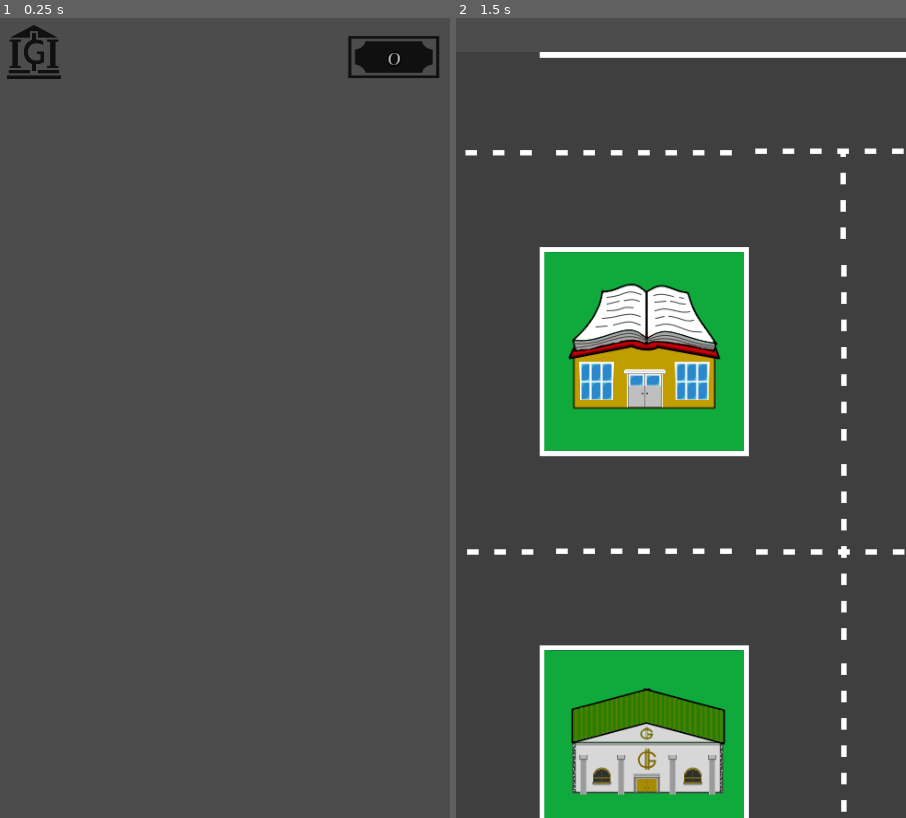
Above: before the commit, frames 1-2 (left to right).
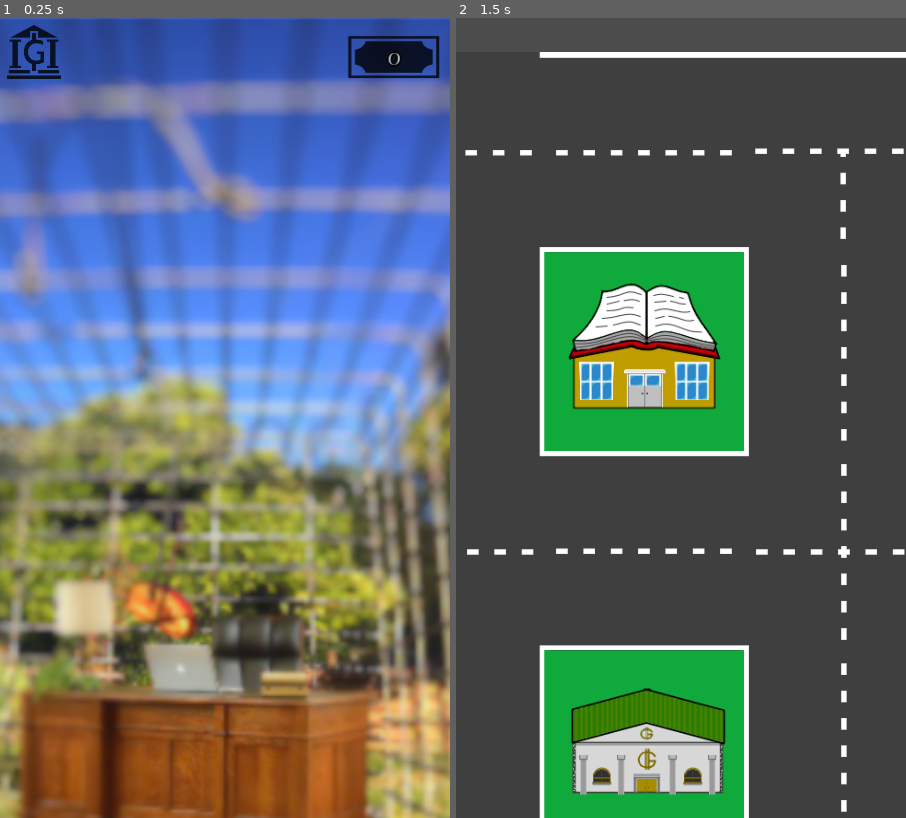
Above: after the commit, the same moments.

Repository: AndreMoukarzel/Grana-Preta
Game: Godot game, scene res://irs/IRS.tscn
The game is run twice, just before and just after one commit, with the same random seed, the same clock (stepped at 60 frames per second) and the same inputs. This scene is started directly instead of the project's main scene. The engine's default icon, where the game draws it, is replaced by a stand-in: a white triangle on a blue panel in a dark square.
Inputs (mouse positions are in pixels of both pictures, inside the frame that each line leads up to):
- Up to frame 1 (0.25 s): no input
- Up to frame 2 (1.5 s): tap Enter at 0.5 s; move the mouse to (780, 378) at 0.52 s; click (780, 378) at 0.67 s; click (492, 50) at 1.25 s

The runs differ from the first frame. In frame 1, 96% of the frame differs, in the area x 0-100%, y 0-100%; in frame 2, nothing differs.

Commit message:
Add IRS background

Diff:
--- a/irs/IRS.tscn
+++ b/irs/IRS.tscn
@@ -1,18 +1,28 @@
-[gd_scene load_steps=4 format=2]
+[gd_scene load_steps=5 format=2]
 
 [ext_resource path="res://irs/IRS.gd" type="Script" id=1]
-[ext_resource path="res://HUD.tscn" type="PackedScene" id=2]
-[ext_resource path="res://irs/DebtDisplay.tscn" type="PackedScene" id=3]
+[ext_resource path="res://irs/IRS_inside_treated.png" type="Texture" id=2]
+[ext_resource path="res://HUD.tscn" type="PackedScene" id=3]
+[ext_resource path="res://irs/DebtDisplay.tscn" type="PackedScene" id=4]
 
 [node name="IRS" type="Control"]
 anchor_right = 1.0
 anchor_bottom = 1.0
 script = ExtResource( 1 )
 
-[node name="HUD" parent="." instance=ExtResource( 2 )]
+[node name="ParallaxBackground" type="ParallaxBackground" parent="."]
+
+[node name="TextureRect" type="TextureRect" parent="ParallaxBackground"]
+margin_left = -576.0
+margin_right = 814.0
+margin_bottom = 1040.0
+texture = ExtResource( 2 )
+expand = true
+
+[node name="HUD" parent="." instance=ExtResource( 3 )]
 editor/display_folded = true
 
-[node name="DebtDisplay" parent="." instance=ExtResource( 3 )]
+[node name="DebtDisplay" parent="." instance=ExtResource( 4 )]
 
 [connection signal="pressed" from="HUD/Back" to="." method="_on_Back_pressed"]
 
Binary file added: irs/IRS_inside_treated.png
Not shown, added: irs/IRS_inside_treated.png.import
